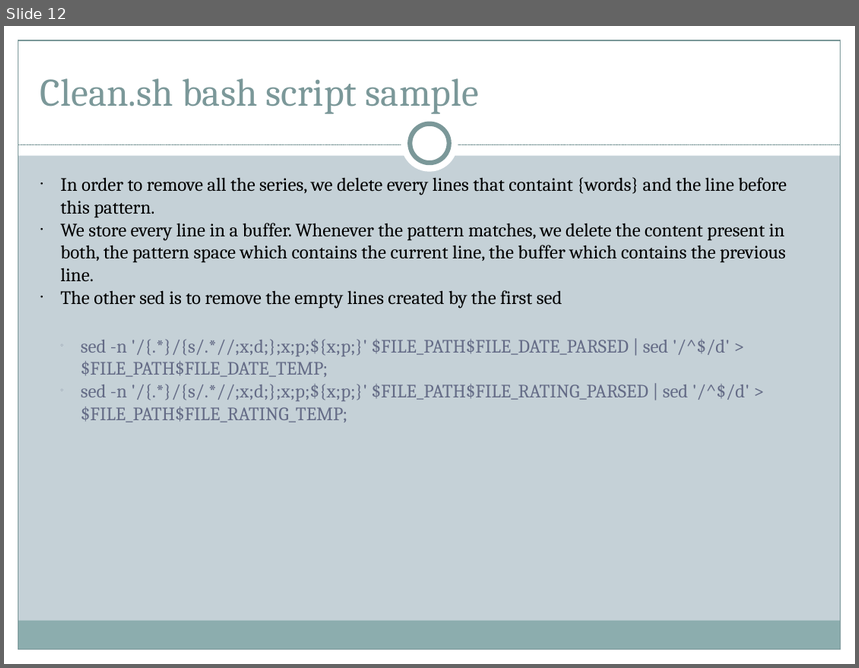
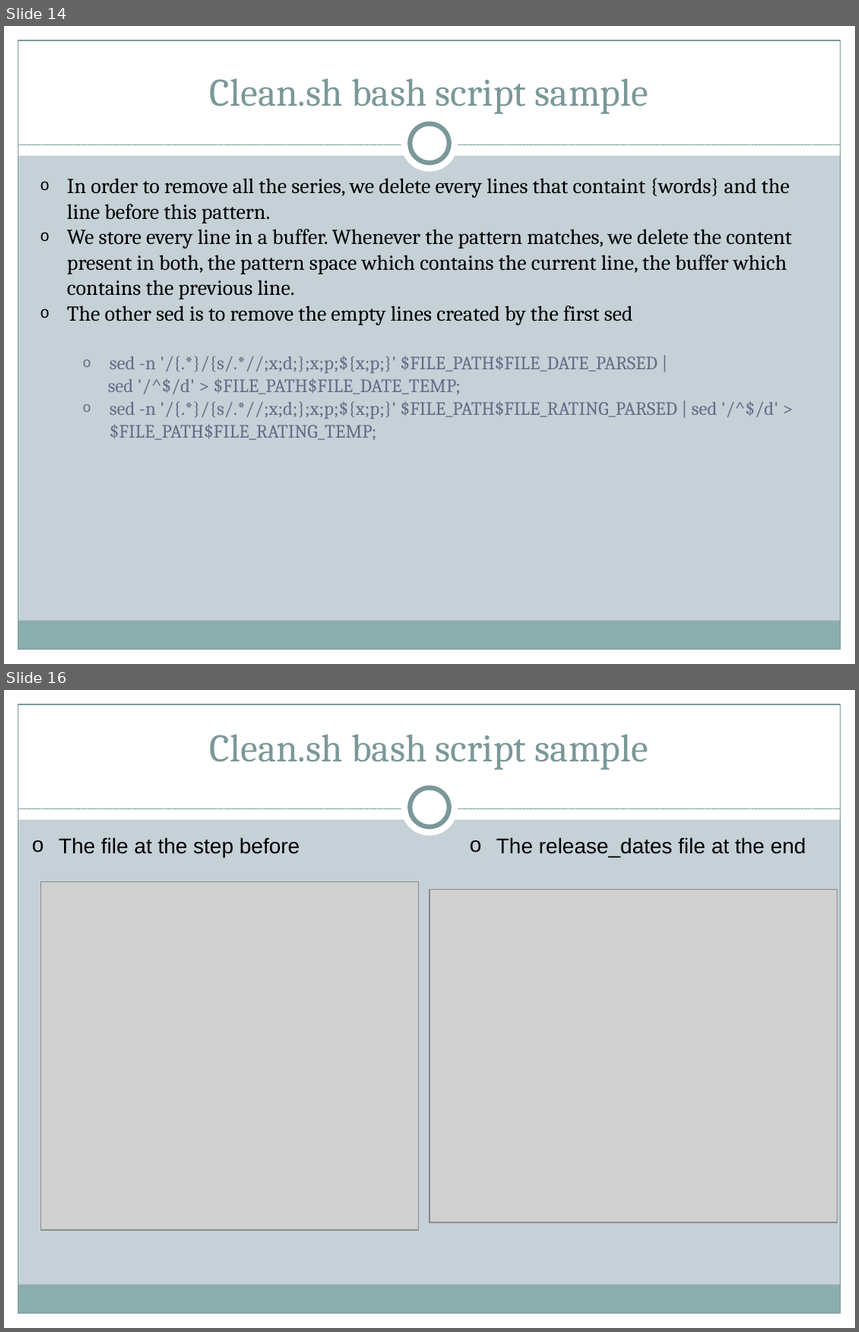
Before and after one commit to peiyunli/isepldc2014, a slide deck: projects/film/presentations/presentation-finale-13-06-14.pptx. Shown one above the other, each under a label of ours: slide 12 before the commit, slides 14 and 16 after it; the slides between them are not shown. The pictures are 859x668 and 859x1332 pixels, drawn with LibreOffice and Linux fonts; fonts in the diff are those of the drawing; grey boxes stand for pictures. Boxes give left, top, right and bottom in pixels: in the first picture for what was removed or moved away, otherwise in the second. Text is boxed around its words. In the diff, an @@ line names an element or a change of style, - is before the commit and + after.

```diff
--- a/projects/film/presentations/presentation-finale-13-06-14.pptx
+++ b/projects/film/presentations/presentation-finale-13-06-14.pptx
@@ slide 16 added at [4,690,855,1328], background #C5D1D7; not listed: 9 template elements that a slide beside it also shows @@
@@ title added at [210,734,648,770], 33 pt, text #7B9899 @@
+Clean.sh bash script sample
@@ text added at [59,837,300,857], 18 pt, text #000000 @@
+o The file at the step before
@@ text added at [496,837,807,857], 18 pt, text #000000 @@
+o The release_dates file at the end
@@ picture added at [40,882,418,1230] @@
@@ picture added at [430,889,837,1223] @@
@@ what was slide 12 is now slide 14 @@
@@ slide 14 changed as well @@
@@ text "Clean.sh bash script sample" at [210,78,648,114]: alignment left to centre @@
@@ text at [67,178,792,440]: size 16 to 18 pt in "In order to remove all the series, ...", "We store every line in a buffer. ...", "The other sed is to remove the ..."; bullet ● to o; bullet ○ to o @@
@@ text at [108,356,658,395]: text changed @@
-  ○ sed -n '/{.*}/{s/.*//;x;d;};x;p;${x;p;}' $FILE_PATH$FILE_DATE_PARSED | sed '/^$/d' > $FILE_PATH$FILE_DATE_TEMP;
+  o sed -n '/{.*}/{s/.*//;x;d;};x;p;${x;p;}' $FILE_PATH$FILE_DATE_PARSED |
+  sed '/^$/d' > $FILE_PATH$FILE_DATE_TEMP;
```
Also in this commit, not shown: 23 other slides changed, 3 other slides added, 12 other files.
